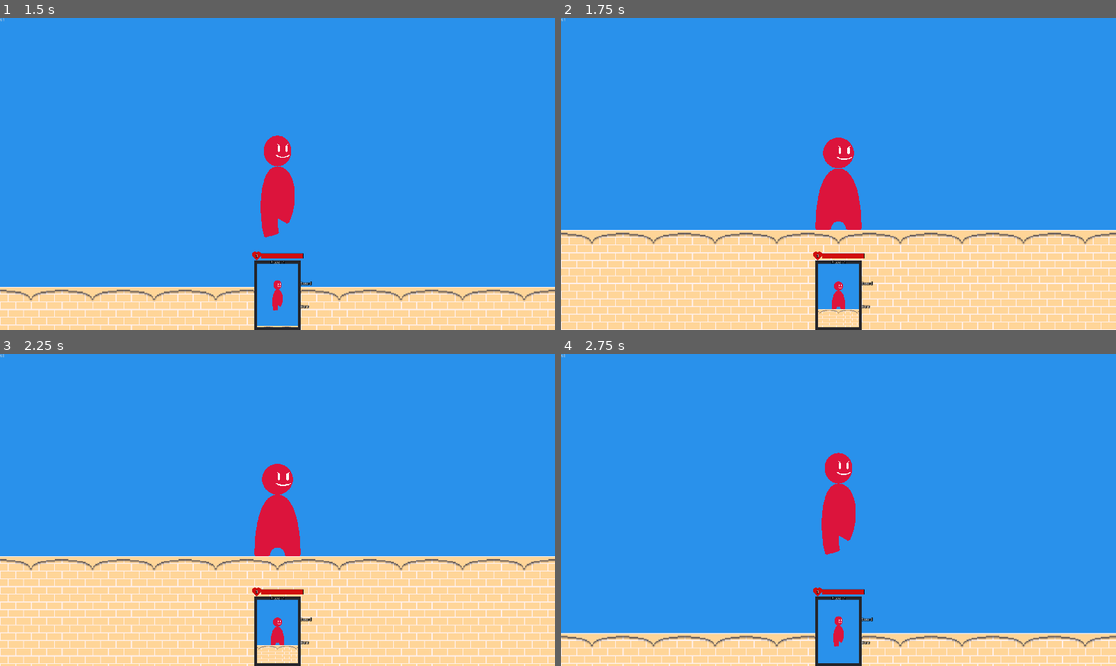
Above: before the commit, frames 1-4 (two rows, left to right).
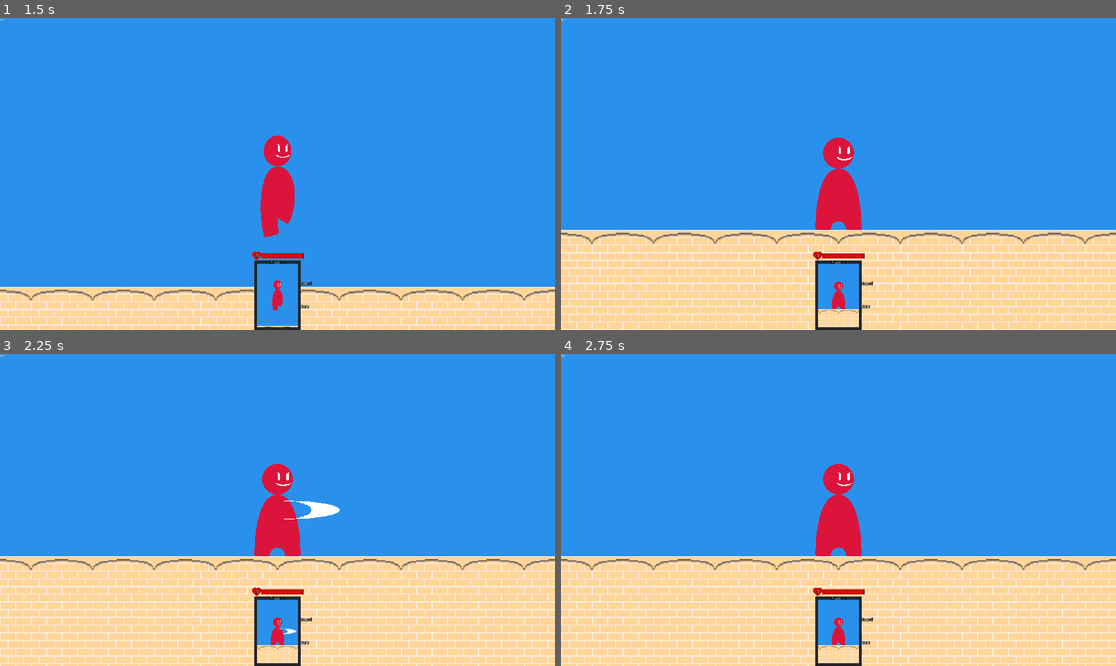
Above: after the commit, the same moments.

Repository: Essojadojef/offhand-champion
Game: Godot game, scene res://fight_gui.tscn
The game is run twice, just before and just after one commit, with the same random seed, the same clock (stepped at 60 frames per second) and the same inputs. The engine's default icon, where the game draws it, is replaced by a stand-in: a white triangle on a blue panel in a dark square.
Inputs (mouse positions are in pixels of both pictures, inside the frame that each line leads up to):
- Up to frame 1 (1.5 s): tap Enter at 0.5 s; move the mouse to (399, 158) at 0.52 s; hold Right (ui_right) 0.53-1.25 s; tap P at 0.6 s; click (399, 158) at 0.67 s; tap Space at 0.77 s; click "Ready" at 1.25 s
- Up to frame 2 (1.75 s): no input
- Up to frame 3 (2.25 s): move the mouse to (166, 525) at 2.02 s; hold Down (ui_down) from 2.03 s (still down); tap J at 2.1 s
- Up to frame 4 (2.75 s): keep holding Down (ui_down); tap Space at 2.27 s

Frame 1 is identical in both runs. In frame 2, less than 0.1% of the frame differs, in the area x 45-54%, y 38-93%; in frame 3, 0.3%; in frame 4, 27%, in the area x 0-100%, y 31-100%.

Commit message:
Changes and fixes to PlayerEntity and player animations.

Diff:
--- a/weapon_masters/player/player.gd
+++ b/weapon_masters/player/player.gd
@@ -232,7 +232,7 @@
 			$Skeleton/FootR.transform = skeleton.get_node("FootR").transform
 
 		else:
-			$AnimationPlayer.play("Default")
+			$AnimationPlayer.play("stand")
 
 
 	elif !on_ground:
@@ -240,9 +240,8 @@
 
 	elif !dodge_time:
 		# animation
-		var anim_name = "Walk" if on_ground and h_tilt else "Default"
+		var anim_name = "walk" if h_tilt == 1 else "walk_backwards" if h_tilt == -1 else "stand"
 		$AnimationPlayer.play(anim_name)
-		$AnimationPlayer.playback_speed = h_tilt if h_tilt else 1
 
 		#$Skeleton/Head/Face.position.y = tilt * 4 # move face while tilting
 
@@ -353,6 +352,8 @@
 	if heavy:
 		heavy -= 1
 
+	var weapon_inputs = get_input().weapons
+
 	if prev_weapon_inputs == weapon_inputs: # nothing changed
 		return
 
@@ -398,7 +399,7 @@
 func buffer_attack(slot: int):
 	buffered_slot = slot
 	buffered_attack = weapon_nodes[weapons[slot]].get_attack()
-	buffer_time = .25
+	buffer_time = 7
 
 func perform_attack(slot: int, attack: String):
 	print("perform_attack")
--- a/weapon_masters/player/player.tscn
+++ b/weapon_masters/player/player.tscn
@@ -14,192 +14,7 @@
 [sub_resource type="RectangleShape2D" id=2]
 extents = Vector2( 32, 48 )
 
-[sub_resource type="Animation" id=3]
-resource_name = "Default"
-length = 0.1
-step = 0.0166667
-tracks/0/type = "value"
-tracks/0/path = NodePath("Skeleton/FootR:position")
-tracks/0/interp = 1
-tracks/0/loop_wrap = true
-tracks/0/imported = false
-tracks/0/enabled = true
-tracks/0/keys = {
-"times": PoolRealArray( 0 ),
-"transitions": PoolRealArray( 1 ),
-"update": 0,
-"values": [ Vector2( 16, 48 ) ]
-}
-tracks/1/type = "value"
-tracks/1/path = NodePath("Skeleton/FootR:rotation_degrees")
-tracks/1/interp = 1
-tracks/1/loop_wrap = true
-tracks/1/imported = false
-tracks/1/enabled = true
-tracks/1/keys = {
-"times": PoolRealArray( 0 ),
-"transitions": PoolRealArray( 1 ),
-"update": 0,
-"values": [ 0.0 ]
-}
-tracks/2/type = "value"
-tracks/2/path = NodePath("Skeleton/FootL:position")
-tracks/2/interp = 1
-tracks/2/loop_wrap = true
-tracks/2/imported = false
-tracks/2/enabled = true
-tracks/2/keys = {
-"times": PoolRealArray( 0 ),
-"transitions": PoolRealArray( 1 ),
-"update": 0,
-"values": [ Vector2( -16, 48 ) ]
-}
-tracks/3/type = "value"
-tracks/3/path = NodePath("Skeleton/FootL:rotation_degrees")
-tracks/3/interp = 1
-tracks/3/loop_wrap = true
-tracks/3/imported = false
-tracks/3/enabled = true
-tracks/3/keys = {
-"times": PoolRealArray( 0 ),
-"transitions": PoolRealArray( 1 ),
-"update": 0,
-"values": [ 0.0 ]
-}
-tracks/4/type = "value"
-tracks/4/path = NodePath("Skeleton/BodyTop:position")
-tracks/4/interp = 1
-tracks/4/loop_wrap = true
-tracks/4/imported = false
-tracks/4/enabled = true
-tracks/4/keys = {
-"times": PoolRealArray( 0 ),
-"transitions": PoolRealArray( 1 ),
-"update": 0,
-"values": [ Vector2( 0, -16 ) ]
-}
-tracks/5/type = "value"
-tracks/5/path = NodePath("Skeleton/BodyTop:rotation_degrees")
-tracks/5/interp = 1
-tracks/5/loop_wrap = true
-tracks/5/imported = false
-tracks/5/enabled = true
-tracks/5/keys = {
-"times": PoolRealArray( 0 ),
-"transitions": PoolRealArray( 1 ),
-"update": 0,
-"values": [ 0.0 ]
-}
-tracks/6/type = "value"
-tracks/6/path = NodePath("Skeleton/Head:position")
-tracks/6/interp = 1
-tracks/6/loop_wrap = true
-tracks/6/imported = false
-tracks/6/enabled = true
-tracks/6/keys = {
-"times": PoolRealArray( 0 ),
-"transitions": PoolRealArray( 1 ),
-"update": 0,
-"values": [ Vector2( 0, -32 ) ]
-}
-tracks/7/type = "value"
-tracks/7/path = NodePath("Skeleton/Head/Face:position")
-tracks/7/interp = 1
-tracks/7/loop_wrap = true
-tracks/7/imported = false
-tracks/7/enabled = true
-tracks/7/keys = {
-"times": PoolRealArray( 0 ),
-"transitions": PoolRealArray( 1 ),
-"update": 0,
-"values": [ Vector2( 4, 0 ) ]
-}
-tracks/8/type = "value"
-tracks/8/path = NodePath("Skeleton/Head:scale")
-tracks/8/interp = 1
-tracks/8/loop_wrap = true
-tracks/8/imported = false
-tracks/8/enabled = true
-tracks/8/keys = {
-"times": PoolRealArray( 0 ),
-"transitions": PoolRealArray( 1 ),
-"update": 0,
-"values": [ Vector2( 1, 1 ) ]
-}
-tracks/9/type = "value"
-tracks/9/path = NodePath("Skeleton/Head/Face:scale")
-tracks/9/interp = 1
-tracks/9/loop_wrap = true
-tracks/9/imported = false
-tracks/9/enabled = true
-tracks/9/keys = {
-"times": PoolRealArray( 0 ),
-"transitions": PoolRealArray( 1 ),
-"update": 0,
-"values": [ Vector2( 1, 1 ) ]
-}
-tracks/10/type = "value"
-tracks/10/path = NodePath("Skeleton/BodyTop:scale")
-tracks/10/interp = 1
-tracks/10/loop_wrap = true
-tracks/10/imported = false
-tracks/10/enabled = true
-tracks/10/keys = {
-"times": PoolRealArray( 0 ),
-"transitions": PoolRealArray( 1 ),
-"update": 0,
-"values": [ Vector2( 1, 1 ) ]
-}
-tracks/11/type = "value"
-tracks/11/path = NodePath("Skeleton/FootL:scale")
-tracks/11/interp = 1
-tracks/11/loop_wrap = true
-tracks/11/imported = false
-tracks/11/enabled = true
-tracks/11/keys = {
-"times": PoolRealArray( 0 ),
-"transitions": PoolRealArray( 1 ),
-"update": 0,
-"values": [ Vector2( 8, 1 ) ]
-}
-tracks/12/type = "value"
-tracks/12/path = NodePath("Skeleton/FootR:scale")
-tracks/12/interp = 1
-tracks/12/loop_wrap = true
-tracks/12/imported = false
-tracks/12/enabled = true
-tracks/12/keys = {
-"times": PoolRealArray( 0 ),
-"transitions": PoolRealArray( 1 ),
-"update": 0,
-"values": [ Vector2( 8, 1 ) ]
-}
-tracks/13/type = "value"
-tracks/13/path = NodePath("Skeleton/Head:rotation_degrees")
-tracks/13/interp = 1
-tracks/13/loop_wrap = true
-tracks/13/imported = false
-tracks/13/enabled = true
-tracks/13/keys = {
-"times": PoolRealArray( 0 ),
-"transitions": PoolRealArray( 1 ),
-"update": 0,
-"values": [ 0.0 ]
-}
-tracks/14/type = "value"
-tracks/14/path = NodePath("Skeleton/Head/Face:rotation_degrees")
-tracks/14/interp = 1
-tracks/14/loop_wrap = true
-tracks/14/imported = false
-tracks/14/enabled = true
-tracks/14/keys = {
-"times": PoolRealArray( 0 ),
-"transitions": PoolRealArray( 1 ),
-"update": 0,
-"values": [ 0.0 ]
-}
-
-[sub_resource type="Animation" id=20]
+[sub_resource type="Animation" id=4]
 resource_name = "Dodge Back"
 length = 0.5
 step = 0.0166667
@@ -384,8 +199,7 @@
 "values": [ 0.0 ]
 }
 
-[sub_resource type="Animation" id=4]
-resource_name = "Dodge Forward"
+[sub_resource type="Animation" id=5]
 length = 0.5
 step = 0.0166667
 tracks/0/type = "value"
@@ -569,8 +383,7 @@
 "values": [ 0.0, 0.0 ]
 }
 
-[sub_resource type="Animation" id=5]
-resource_name = "Jump"
+[sub_resource type="Animation" id=6]
 length = 0.0166667
 step = 0.0166667
 tracks/0/type = "value"
@@ -1128,7 +941,194 @@
 "values": [ Vector2( 4, 0 ), Vector2( -4, 0 ) ]
 }
 
-[sub_resource type="Animation" id=8]
+[sub_resource type="Animation" id=3]
+resource_name = "stand"
+length = 0.533334
+loop = true
+step = 0.0166667
+tracks/0/type = "value"
+tracks/0/path = NodePath("Skeleton/FootR:position")
+tracks/0/interp = 1
+tracks/0/loop_wrap = true
+tracks/0/imported = false
+tracks/0/enabled = true
+tracks/0/keys = {
+"times": PoolRealArray( 0 ),
+"transitions": PoolRealArray( 1 ),
+"update": 0,
+"values": [ Vector2( 16, 48 ) ]
+}
+tracks/1/type = "value"
+tracks/1/path = NodePath("Skeleton/FootR:rotation_degrees")
+tracks/1/interp = 1
+tracks/1/loop_wrap = true
+tracks/1/imported = false
+tracks/1/enabled = true
+tracks/1/keys = {
+"times": PoolRealArray( 0 ),
+"transitions": PoolRealArray( 1 ),
+"update": 0,
+"values": [ 0.0 ]
+}
+tracks/2/type = "value"
+tracks/2/path = NodePath("Skeleton/FootL:position")
+tracks/2/interp = 1
+tracks/2/loop_wrap = true
+tracks/2/imported = false
+tracks/2/enabled = true
+tracks/2/keys = {
+"times": PoolRealArray( 0 ),
+"transitions": PoolRealArray( 1 ),
+"update": 0,
+"values": [ Vector2( -16, 48 ) ]
+}
+tracks/3/type = "value"
+tracks/3/path = NodePath("Skeleton/FootL:rotation_degrees")
+tracks/3/interp = 1
+tracks/3/loop_wrap = true
+tracks/3/imported = false
+tracks/3/enabled = true
+tracks/3/keys = {
+"times": PoolRealArray( 0 ),
+"transitions": PoolRealArray( 1 ),
+"update": 0,
+"values": [ 0.0 ]
+}
+tracks/4/type = "value"
+tracks/4/path = NodePath("Skeleton/BodyTop:position")
+tracks/4/interp = 1
+tracks/4/loop_wrap = true
+tracks/4/imported = false
+tracks/4/enabled = true
+tracks/4/keys = {
+"times": PoolRealArray( 0, 0.266667 ),
+"transitions": PoolRealArray( -2, -2 ),
+"update": 0,
+"values": [ Vector2( 0, -16 ), Vector2( 0, -15 ) ]
+}
+tracks/5/type = "value"
+tracks/5/path = NodePath("Skeleton/BodyTop:rotation_degrees")
+tracks/5/interp = 1
+tracks/5/loop_wrap = true
+tracks/5/imported = false
+tracks/5/enabled = true
+tracks/5/keys = {
+"times": PoolRealArray( 0 ),
+"transitions": PoolRealArray( 1 ),
+"update": 0,
+"values": [ 0.0 ]
+}
+tracks/6/type = "value"
+tracks/6/path = NodePath("Skeleton/Head:position")
+tracks/6/interp = 1
+tracks/6/loop_wrap = true
+tracks/6/imported = false
+tracks/6/enabled = true
+tracks/6/keys = {
+"times": PoolRealArray( 0, 0.266667 ),
+"transitions": PoolRealArray( -2, -2 ),
+"update": 0,
+"values": [ Vector2( 0, -32 ), Vector2( 0, -31 ) ]
+}
+tracks/7/type = "value"
+tracks/7/path = NodePath("Skeleton/Head/Face:position")
+tracks/7/interp = 1
+tracks/7/loop_wrap = true
+tracks/7/imported = false
+tracks/7/enabled = true
+tracks/7/keys = {
+"times": PoolRealArray( 0 ),
+"transitions": PoolRealArray( 1 ),
+"update": 0,
+"values": [ Vector2( 4, 0 ) ]
+}
+tracks/8/type = "value"
+tracks/8/path = NodePath("Skeleton/Head:scale")
+tracks/8/interp = 1
+tracks/8/loop_wrap = true
+tracks/8/imported = false
+tracks/8/enabled = true
+tracks/8/keys = {
+"times": PoolRealArray( 0 ),
+"transitions": PoolRealArray( 1 ),
+"update": 0,
+"values": [ Vector2( 1, 1 ) ]
+}
+tracks/9/type = "value"
+tracks/9/path = NodePath("Skeleton/Head/Face:scale")
+tracks/9/interp = 1
+tracks/9/loop_wrap = true
+tracks/9/imported = false
+tracks/9/enabled = true
+tracks/9/keys = {
+"times": PoolRealArray( 0 ),
+"transitions": PoolRealArray( 1 ),
+"update": 0,
+"values": [ Vector2( 1, 1 ) ]
+}
+tracks/10/type = "value"
+tracks/10/path = NodePath("Skeleton/BodyTop:scale")
+tracks/10/interp = 1
+tracks/10/loop_wrap = true
+tracks/10/imported = false
+tracks/10/enabled = true
+tracks/10/keys = {
+"times": PoolRealArray( 0 ),
+"transitions": PoolRealArray( 1 ),
+"update": 0,
+"values": [ Vector2( 1, 1 ) ]
+}
+tracks/11/type = "value"
+tracks/11/path = NodePath("Skeleton/FootL:scale")
+tracks/11/interp = 1
+tracks/11/loop_wrap = true
+tracks/11/imported = false
+tracks/11/enabled = true
+tracks/11/keys = {
+"times": PoolRealArray( 0 ),
+"transitions": PoolRealArray( 1 ),
+"update": 0,
+"values": [ Vector2( 8, 1 ) ]
+}
+tracks/12/type = "value"
+tracks/12/path = NodePath("Skeleton/FootR:scale")
+tracks/12/interp = 1
+tracks/12/loop_wrap = true
+tracks/12/imported = false
+tracks/12/enabled = true
+tracks/12/keys = {
+"times": PoolRealArray( 0 ),
+"transitions": PoolRealArray( 1 ),
+"update": 0,
+"values": [ Vector2( 8, 1 ) ]
+}
+tracks/13/type = "value"
+tracks/13/path = NodePath("Skeleton/Head:rotation_degrees")
+tracks/13/interp = 1
+tracks/13/loop_wrap = true
+tracks/13/imported = false
+tracks/13/enabled = true
+tracks/13/keys = {
+"times": PoolRealArray( 0 ),
+"transitions": PoolRealArray( 1 ),
+"update": 0,
+"values": [ 0.0 ]
+}
+tracks/14/type = "value"
+tracks/14/path = NodePath("Skeleton/Head/Face:rotation_degrees")
+tracks/14/interp = 1
+tracks/14/loop_wrap = true
+tracks/14/imported = false
+tracks/14/enabled = true
+tracks/14/keys = {
+"times": PoolRealArray( 0 ),
+"transitions": PoolRealArray( 1 ),
+"update": 0,
+"values": [ 0.0 ]
+}
+
+[sub_resource type="Animation" id=10]
+resource_name = "walk"
 length = 0.466667
 loop = true
 step = 0.0166667
@@ -1139,10 +1139,10 @@
 tracks/0/imported = false
 tracks/0/enabled = true
 tracks/0/keys = {
-"times": PoolRealArray( 0, 0.116667, 0.233333, 0.35 ),
-"transitions": PoolRealArray( 1, 1, 1, 1 ),
-"update": 0,
-"values": [ Vector2( 16, 48 ), Vector2( 8, 40 ), Vector2( 16, 40 ), Vector2( 24, 48 ) ]
+"times": PoolRealArray( 0, 0.116667, 0.233333, 0.35, 0.466668 ),
+"transitions": PoolRealArray( 1, 1, 1, 1, 1 ),
+"update": 0,
+"values": [ Vector2( 16, 48 ), Vector2( 8, 40 ), Vector2( 16, 40 ), Vector2( 24, 48 ), Vector2( 16, 48 ) ]
 }
 tracks/1/type = "value"
 tracks/1/path = NodePath("Skeleton/FootR:rotation_degrees")
@@ -1151,10 +1151,10 @@
 tracks/1/imported = false
 tracks/1/enabled = true
 tracks/1/keys = {
-"times": PoolRealArray( 0, 0.116667, 0.233333, 0.35 ),
-"transitions": PoolRealArray( -4, -4, -4, -4 ),
-"update": 0,
-"values": [ 0.0, 30.0, -15.0, 0.0 ]
+"times": PoolRealArray( 0, 0.116667, 0.233333, 0.35, 0.466668 ),
+"transitions": PoolRealArray( -4, -4, -4, -4, -4 ),
+"update": 0,
+"values": [ 0.0, 30.0, -15.0, 0.0, 0.0 ]
 }
 tracks/2/type = "value"
 tracks/2/path = NodePath("Skeleton/FootL:position")
@@ -1163,10 +1163,10 @@
 tracks/2/imported = false
 tracks/2/enabled = true
 tracks/2/keys = {
-"times": PoolRealArray( 0, 0.116667, 0.233333, 0.35 ),
-"transitions": PoolRealArray( 1, 1, 1, 1 ),
-"update": 0,
-"values": [ Vector2( -16, 40 ), Vector2( -8, 48 ), Vector2( -16, 48 ), Vector2( -24, 40 ) ]
+"times": PoolRealArray( 0, 0.116667, 0.233333, 0.35, 0.466668 ),
+"transitions": PoolRealArray( 1, 1, 1, 1, 1 ),
+"update": 0,
+"values": [ Vector2( -16, 40 ), Vector2( -8, 48 ), Vector2( -16, 48 ), Vector2( -24, 40 ), Vector2( -16, 40 ) ]
 }
 tracks/3/type = "value"
 tracks/3/path = NodePath("Skeleton/FootL:rotation_degrees")
@@ -1175,10 +1175,10 @@
 tracks/3/imported = false
 tracks/3/enabled = true
 tracks/3/keys = {
-"times": PoolRealArray( 0, 0.116667, 0.233333, 0.35 ),
-"transitions": PoolRealArray( -4, -4, -4, -4 ),
-"update": 0,
-"values": [ -15.0, 0.0, 0.0, 30.0 ]
+"times": PoolRealArray( 0, 0.116667, 0.233333, 0.35, 0.466668 ),
+"transitions": PoolRealArray( -4, -4, -4, -4, -4 ),
+"update": 0,
+"values": [ -15.0, 0.0, 0.0, 30.0, -15.0 ]
 }
 tracks/4/type = "value"
 tracks/4/path = NodePath("Skeleton/BodyTop:position")
@@ -1187,10 +1187,10 @@
 tracks/4/imported = false
 tracks/4/enabled = true
 tracks/4/keys = {
-"times": PoolRealArray( 0, 0.116667, 0.233333, 0.35 ),
-"transitions": PoolRealArray( 1, 1, 1, 1 ),
-"update": 0,
-"values": [ Vector2( 0, -16 ), Vector2( 0, -12 ), Vector2( 0, -16 ), Vector2( 0, -12 ) ]
+"times": PoolRealArray( 0, 0.116667, 0.233333, 0.35, 0.466668 ),
+"transitions": PoolRealArray( 1, 1, 1, 1, 1 ),
+"update": 0,
+"values": [ Vector2( 0, -16 ), Vector2( 0, -12 ), Vector2( 0, -16 ), Vector2( 0, -12 ), Vector2( 0, -16 ) ]
 }
 tracks/5/type = "value"
 tracks/5/path = NodePath("Skeleton/Head:position")
@@ -1199,10 +1199,10 @@
 tracks/5/imported = false
 tracks/5/enabled = true
 tracks/5/keys = {
-"times": PoolRealArray( 0, 0.116667, 0.233334, 0.35 ),
-"transitions": PoolRealArray( 1, 1, 1, 1 ),
-"update": 0,
-"values": [ Vector2( 0, -32 ), Vector2( 0, -28 ), Vector2( 0, -32 ), Vector2( 0, -28 ) ]
+"times": PoolRealArray( 0, 0.116667, 0.233334, 0.35, 0.466668 ),
+"transitions": PoolRealArray( 1, 1, 1, 1, 1 ),
+"update": 0,
+"values": [ Vector2( 0, -32 ), Vector2( 0, -28 ), Vector2( 0, -32 ), Vector2( 0, -28 ), Vector2( 0, -32 ) ]
 }
 tracks/6/type = "value"
 tracks/6/path = NodePath("Skeleton/Head/Face:position")
@@ -1211,13 +1211,14 @@
 tracks/6/imported = false
 tracks/6/enabled = true
 tracks/6/keys = {
-"times": PoolRealArray( 0 ),
-"transitions": PoolRealArray( 1 ),
-"update": 0,
-"values": [ Vector2( 8, 0 ) ]
-}
-
-[sub_resource type="Animation" id=9]
+"times": PoolRealArray( 0, 0.466668 ),
+"transitions": PoolRealArray( 1, 1 ),
+"update": 0,
+"values": [ Vector2( 8, 0 ), Vector2( 8, 0 ) ]
+}
+
+[sub_resource type="Animation" id=11]
+resource_name = "walk_backwards"
 length = 0.466667
 loop = true
 step = 0.0166667
@@ -1228,10 +1229,10 @@
 tracks/0/imported = false
 tracks/0/enabled = true
 tracks/0/keys = {
-"times": PoolRealArray( 0, 0.116667, 0.233333, 0.35 ),
-"transitions": PoolRealArray( 1, 1, 1, 1 ),
-"update": 0,
-"values": [ Vector2( 8, 48 ), Vector2( 16, 48 ), Vector2( 24, 40 ), Vector2( 16, 40 ) ]
+"times": PoolRealArray( 0, 0.116667, 0.233333, 0.35, 0.466668 ),
+"transitions": PoolRealArray( 1, 1, 1, 1, 1 ),
+"update": 0,
+"values": [ Vector2( 8, 48 ), Vector2( 16, 48 ), Vector2( 24, 40 ), Vector2( 16, 40 ), Vector2( 8, 48 ) ]
 }
 tracks/1/type = "value"
 tracks/1/path = NodePath("Skeleton/FootR:rotation_degrees")
@@ -1240,10 +1241,10 @@
 tracks/1/imported = false
 tracks/1/enabled = true
 tracks/1/keys = {
-"times": PoolRealArray( 0, 0.116667, 0.233333, 0.35 ),
-"transitions": PoolRealArray( -4, -4, -4, -4 ),
-"update": 0,
-"values": [ 0.0, 0.0, 0.0, 30.0 ]
+"times": PoolRealArray( 0, 0.116667, 0.233334, 0.35, 0.466668 ),
+"transitions": PoolRealArray( -4, -4, 1, -4, -4 ),
+"update": 0,
+"values": [ 0.0, 0.0, -15.0, 30.0, 0.0 ]
 }
 tracks/2/type = "value"
 tracks/2/path = NodePath("Skeleton/FootL:position")
@@ -1252,10 +1253,10 @@
 tracks/2/imported = false
 tracks/2/enabled = true
 tracks/2/keys = {
-"times": PoolRealArray( 0, 0.116667, 0.233333, 0.35 ),
-"transitions": PoolRealArray( 1, 1, 1, 1 ),
-"update": 0,
-"values": [ Vector2( -8, 40 ), Vector2( -16, 40 ), Vector2( -24, 48 ), Vector2( -16, 48 ) ]
+"times": PoolRealArray( 0, 0.116667, 0.233333, 0.35, 0.466668 ),
+"transitions": PoolRealArray( 1, 1, 1, 1, 1 ),
+"update": 0,
+"values": [ Vector2( -8, 40 ), Vector2( -16, 40 ), Vector2( -24, 48 ), Vector2( -16, 48 ), Vector2( -8, 40 ) ]
 }
 tracks/3/type = "value"
 tracks/3/path = NodePath("Skeleton/FootL:rotation_degrees")
@@ -1264,10 +1265,10 @@
 tracks/3/imported = false
 tracks/3/enabled = true
 tracks/3/keys = {
-"times": PoolRealArray( 0, 0.116667, 0.233333, 0.35 ),
-"transitions": PoolRealArray( -4, -4, -4, -4 ),
-"update": 0,
-"values": [ 0.0, 30.0, 0.0, 0.0 ]
+"times": PoolRealArray( 0, 0.116667, 0.233333, 0.35, 0.466668 ),
+"transitions": PoolRealArray( 1, -2, -4, -2, 1 ),
+"update": 0,
+"values": [ -30.0, 30.0, 0.0, 0.0, -30.0 ]
 }
 tracks/4/type = "value"
 tracks/4/path = NodePath("Skeleton/BodyTop:position")
@@ -1276,10 +1277,10 @@
 tracks/4/imported = false
 tracks/4/enabled = true
 tracks/4/keys = {
-"times": PoolRealArray( 0, 0.116667, 0.233333, 0.35 ),
-"transitions": PoolRealArray( 1, 1, 1, 1 ),
-"update": 0,
-"values": [ Vector2( 0, -16 ), Vector2( 0, -12 ), Vector2( 0, -16 ), Vector2( 0, -12 ) ]
+"times": PoolRealArray( 0, 0.116667, 0.233333, 0.35, 0.466668 ),
+"transitions": PoolRealArray( 1, 1, 1, 1, 1 ),
+"update": 0,
+"values": [ Vector2( -4, -16 ), Vector2( -4, -12 ), Vector2( -4, -16 ), Vector2( -4, -12 ), Vector2( -4, -16 ) ]
 }
 tracks/5/type = "value"
 tracks/5/path = NodePath("Skeleton/Head:position")
@@ -1288,10 +1289,10 @@
 tracks/5/imported = false
 tracks/5/enabled = true
 tracks/5/keys = {
-"times": PoolRealArray( 0, 0.116667, 0.233334, 0.35 ),
-"transitions": PoolRealArray( 1, 1, 1, 1 ),
-"update": 0,
-"values": [ Vector2( 0, -32 ), Vector2( 0, -28 ), Vector2( 0, -32 ), Vector2( 0, -28 ) ]
+"times": PoolRealArray( 0, 0.116667, 0.233334, 0.35, 0.466668 ),
+"transitions": PoolRealArray( 1, 1, 1, 1, 1 ),
+"update": 0,
+"values": [ Vector2( -4, -32 ), Vector2( -4, -28 ), Vector2( -4, -32 ), Vector2( -4, -28 ), Vector2( -4, -32 ) ]
 }
 tracks/6/type = "value"
 tracks/6/path = NodePath("Skeleton/Head/Face:position")
@@ -1300,31 +1301,31 @@
 tracks/6/imported = false
 tracks/6/enabled = true
 tracks/6/keys = {
-"times": PoolRealArray( 0 ),
-"transitions": PoolRealArray( 1 ),
-"update": 0,
-"values": [ Vector2( -4, 0 ) ]
-}
-
-[sub_resource type="AnimationNodeAnimation" id=10]
+"times": PoolRealArray( 0, 0.466668 ),
+"transitions": PoolRealArray( 1, 1 ),
+"update": 0,
+"values": [ Vector2( 2, 0 ), Vector2( 2, 0 ) ]
+}
+
+[sub_resource type="AnimationNodeAnimation" id=12]
 animation = "Default"
 
-[sub_resource type="AnimationNodeAnimation" id=11]
+[sub_resource type="AnimationNodeAnimation" id=13]
 animation = "Walk"
 
-[sub_resource type="AnimationNodeAnimation" id=12]
+[sub_resource type="AnimationNodeAnimation" id=14]
 animation = "Run"
 
-[sub_resource type="AnimationNodeBlendSpace1D" id=13]
-blend_point_0/node = SubResource( 10 )
+[sub_resource type="AnimationNodeBlendSpace1D" id=15]
+blend_point_0/node = SubResource( 12 )
 blend_point_0/pos = 0.0
-blend_point_1/node = SubResource( 11 )
+blend_point_1/node = SubResource( 13 )
 blend_point_1/pos = 1.0
-blend_point_2/node = SubResource( 12 )
+blend_point_2/node = SubResource( 14 )
 blend_point_2/pos = 2.0
 max_space = 3.0
 
-[sub_resource type="GDScript" id=14]
+[sub_resource type="GDScript" id=16]
 script/source = "tool extends Area2D
 
 func _process(delta):
@@ -1415,63 +1416,56 @@
 region_rect = Rect2( 32, 32, 32, 32 )
 
 [node name="AnimationPlayer" type="AnimationPlayer" parent="."]
-autoplay = "Default"
+autoplay = "stand"
 playback_process_mode = 0
-anims/Default = SubResource( 3 )
-"anims/Dodge Back" = SubResource( 20 )
-"anims/Dodge Forward" = SubResource( 4 )
-anims/Jump = SubResource( 5 )
-anims/Jumpsquat = SubResource( 19 )
-anims/Run = SubResource( 6 )
-anims/Turn = SubResource( 7 )
-anims/Walk = SubResource( 8 )
-"anims/Walk Backwards" = SubResource( 9 )
+"anims/Dodge Back" = SubResource( 4 )
+"anims/Dodge Forward" = SubResource( 5 )
+anims/Jump = SubResource( 6 )
+anims/Jumpsquat = SubResource( 7 )
+anims/Run = SubResource( 8 )
+anims/Turn = SubResource( 9 )
+anims/stand = SubResource( 3 )
+anims/walk = SubResource( 10 )
+anims/walk_backwards = SubResource( 11 )
 
 [node name="AnimationTree" type="AnimationTree" parent="."]
-tree_root = SubResource( 13 )
+tree_root = SubResource( 15 )
 anim_player = NodePath("../AnimationPlayer")
 parameters/blend_position = 1.98341
 
 [node name="Hurtbox" type="Area2D" parent="."]
 visible = false
-script = SubResource( 14 )
+script = SubResource( 16 )
 
 [node name="Head" type="CollisionShape2D" parent="Hurtbox"]
 position = Vector2( 0, -32 )
-shape = SubResource( 15 )
+shape = SubResource( 17 )
 
 [node name="Body" type="CollisionShape2D" parent="Hurtbox"]
 position = Vector2( 0, 8 )
 rotation = -3.14159
-shape = SubResource( 16 )
+shape = SubResource( 18 )
 
 [node name="LegL" type="CollisionShape2D" parent="Hurtbox"]
 position = Vector2( -10.1791, 24.7166 )
 rotation = -2.89661
-shape = SubResource( 17 )
+shape = SubResource( 19 )
 
 [node name="LegR" type="CollisionShape2D" parent="Hurtbox"]
 position = Vector2( 10.1791, 24.7166 )
 rotation = -3.38657
-shape = SubResource( 17 )
+shape = SubResource( 19 )
 
 [node name="Skeleton" parent="." instance=ExtResource( 8 )]
+self_modulate = Color( 0.941176, 0.941176, 0.941176, 1 )
 position = Vector2( 0, -3.57628e-07 )
 face_node = NodePath("Face")
 face_scale = 0.6
 editor_only = false
 
-[node name="Head" parent="Skeleton" index="0"]
-position = Vector2( 0, -26 )
-scale = Vector2( 1.1, 0.9 )
-
-[node name="BodyTop" parent="Skeleton" index="1"]
-position = Vector2( 0, -12 )
-scale = Vector2( 1.2, 1 )
-
 [node name="Face" type="Sprite" parent="Skeleton"]
-position = Vector2( 6.73523, -26 )
-scale = Vector2( 0.609761, 0.54 )
+position = Vector2( 6.12294, -32 )
+scale = Vector2( 0.554328, 0.6 )
 texture = ExtResource( 2 )
 
 [node name="Weapons" type="Node2D" parent="."]
Not shown: 5 places in weapon_masters/player/player.tscn that only renumber resources
